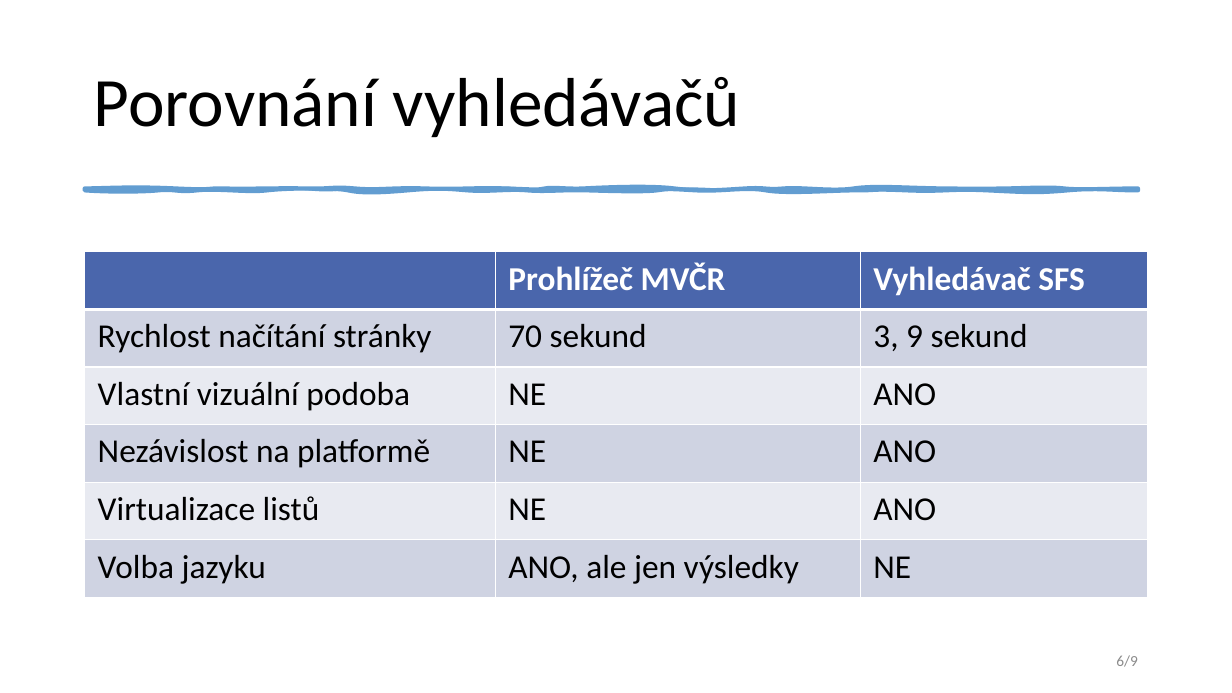
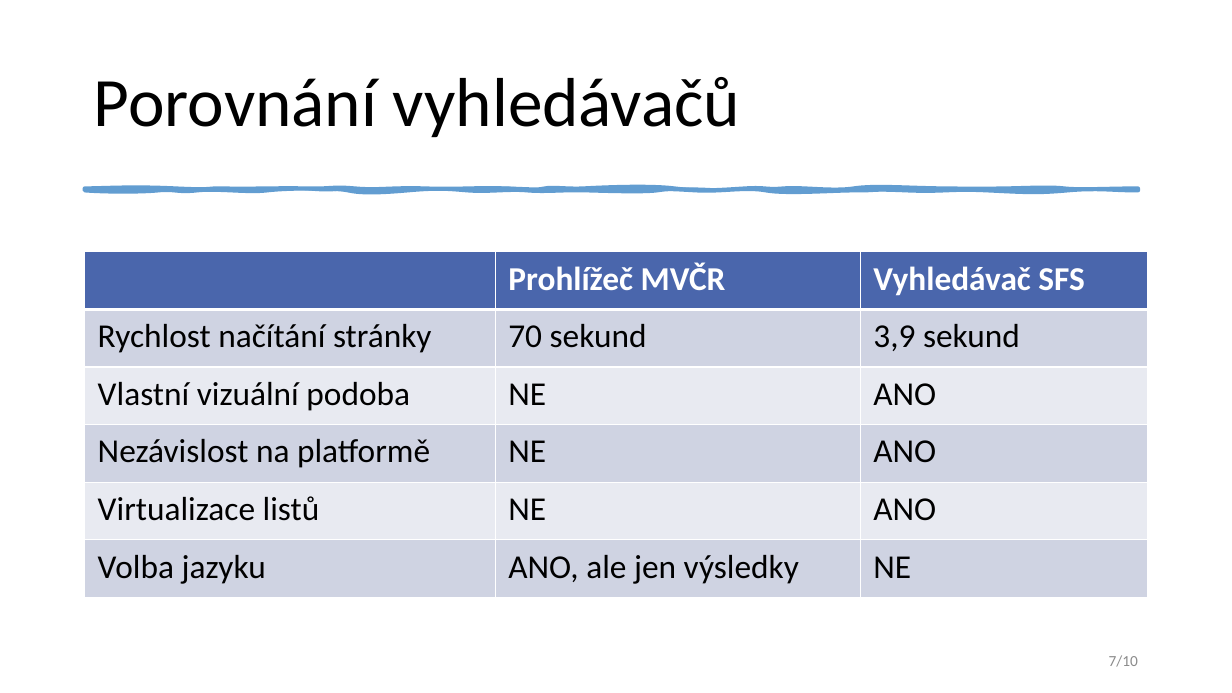
Before and after one commit to bouredan/sfs-docs, a slide deck: slide 7 of bachelor-thesis/presentation/obhajoba_prezentace.pptx (slide 6 before the commit). Drawn at 1232x693 pixels with LibreOffice and Linux fonts; fonts in the diff are those of the drawing. Boxes give left, top, right and bottom in pixels: in the first picture for what was removed or moved away, otherwise in the second. Text is boxed around its words. In the diff, an @@ line names an element or a change of style, - is before the commit and + after.

```diff
--- a/bachelor-thesis/presentation/obhajoba_prezentace.pptx
+++ b/bachelor-thesis/presentation/obhajoba_prezentace.pptx
@@ table at (x1=85, y1=252, x2=1148, y2=598) @@
-row 2, column 3: 3, 9 sekund
+row 2, column 3: 3,9 sekund
@@ page number at (x1=1109, y1=655, x2=1138, y2=667): text changed @@
-6/9
+7/10
```
Also in this commit, not shown: 5 other slides changed, 3 slides added, 2 slides removed, 4 other files.
